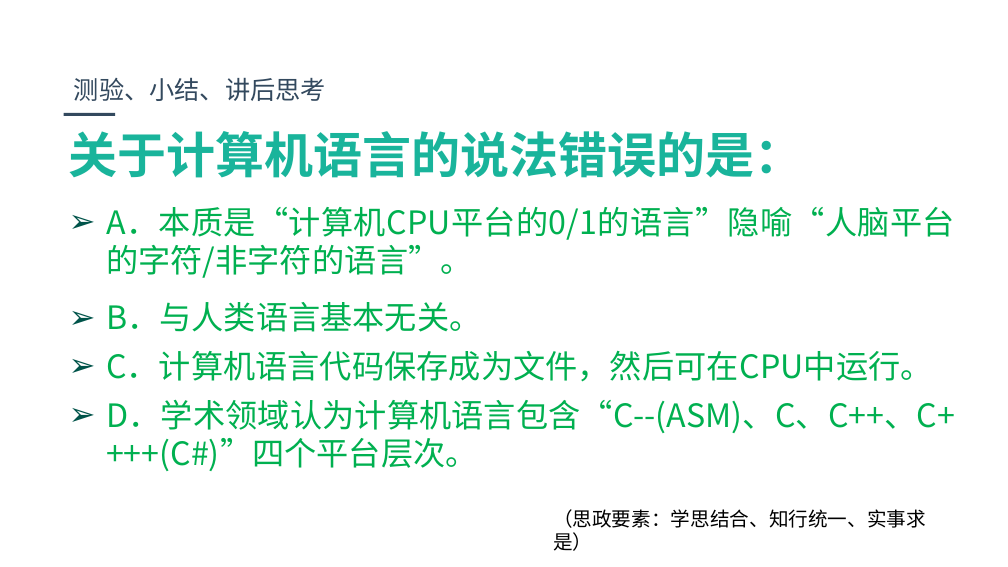
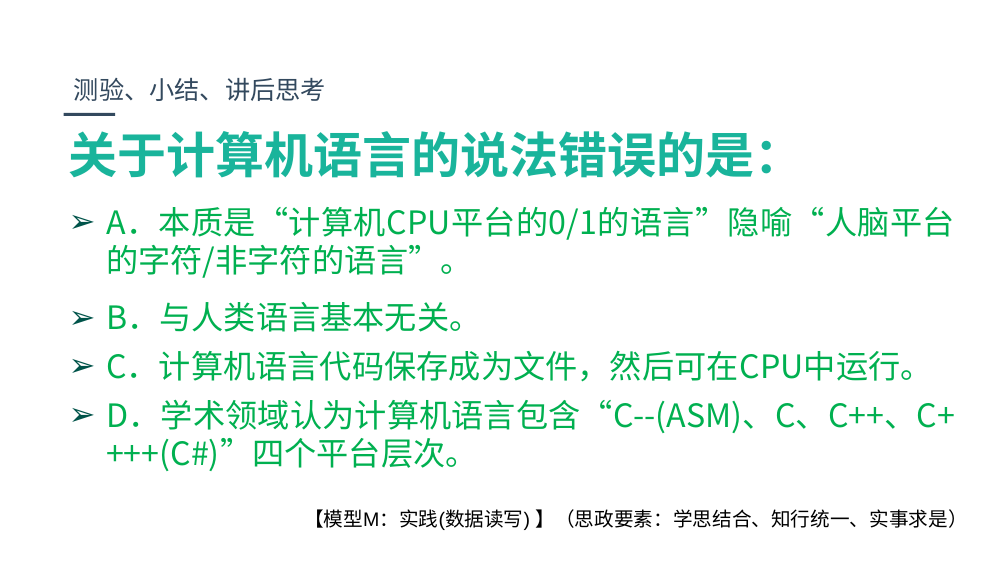
Before and after one commit to jbhuang99/WebEdu_LocalVersion_YuQin_DotNetCore2.1, a slide deck: slide 13 of wwwroot/1-FourPlatformLevelsofUniversalProgrammingLanguage.pptx. Drawn at 1008x567 pixels with LibreOffice and Linux fonts; fonts in the diff are those of the drawing; background and template pictures are left out. Boxes give left, top, right and bottom in pixels: in the first picture for what was removed or moved away, otherwise in the second. Text is boxed around its words. In the diff, an @@ line names an element or a change of style, - is before the commit and + after.

```diff
--- a/wwwroot/1-FourPlatformLevelsofUniversalProgrammingLanguage.pptx
+++ b/wwwroot/1-FourPlatformLevelsofUniversalProgrammingLanguage.pptx
@@ text at [304,509,968,530]: text changed @@
-（思政要素：学思结合、知行统一、实事求是）
+【模型M：实践(数据读写) 】（思政要素：学思结合、知行统一、实事求是）
```
Also in this commit, not shown: 6 other slides changed.
